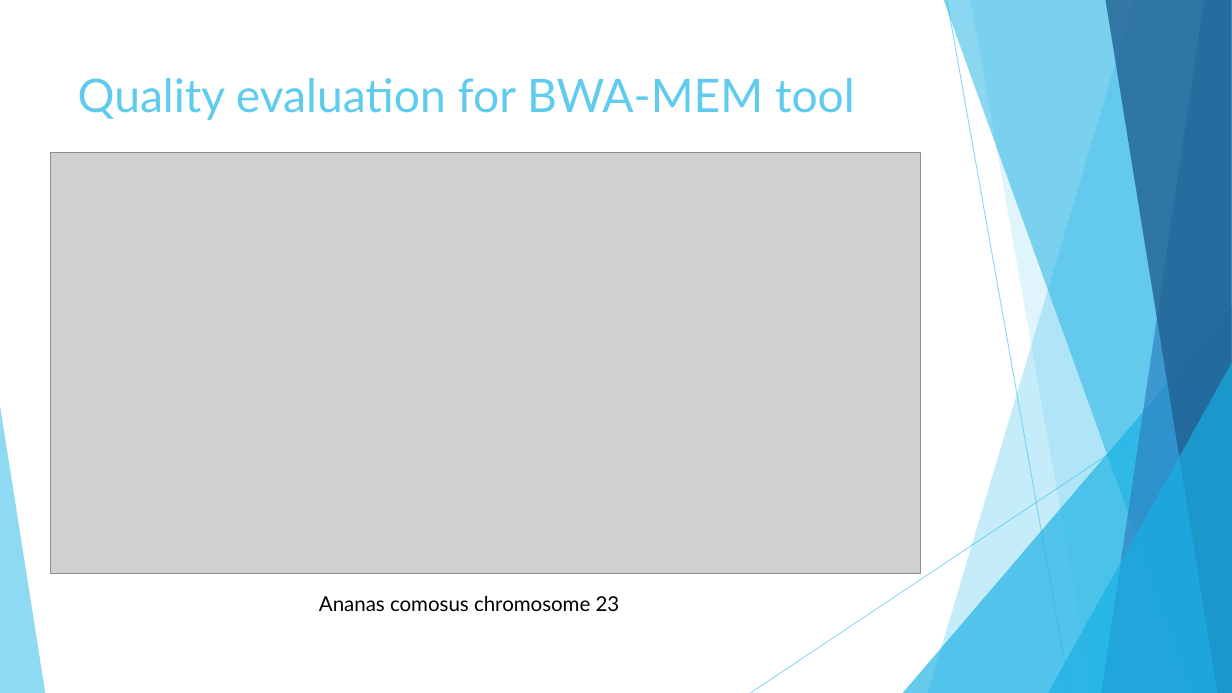
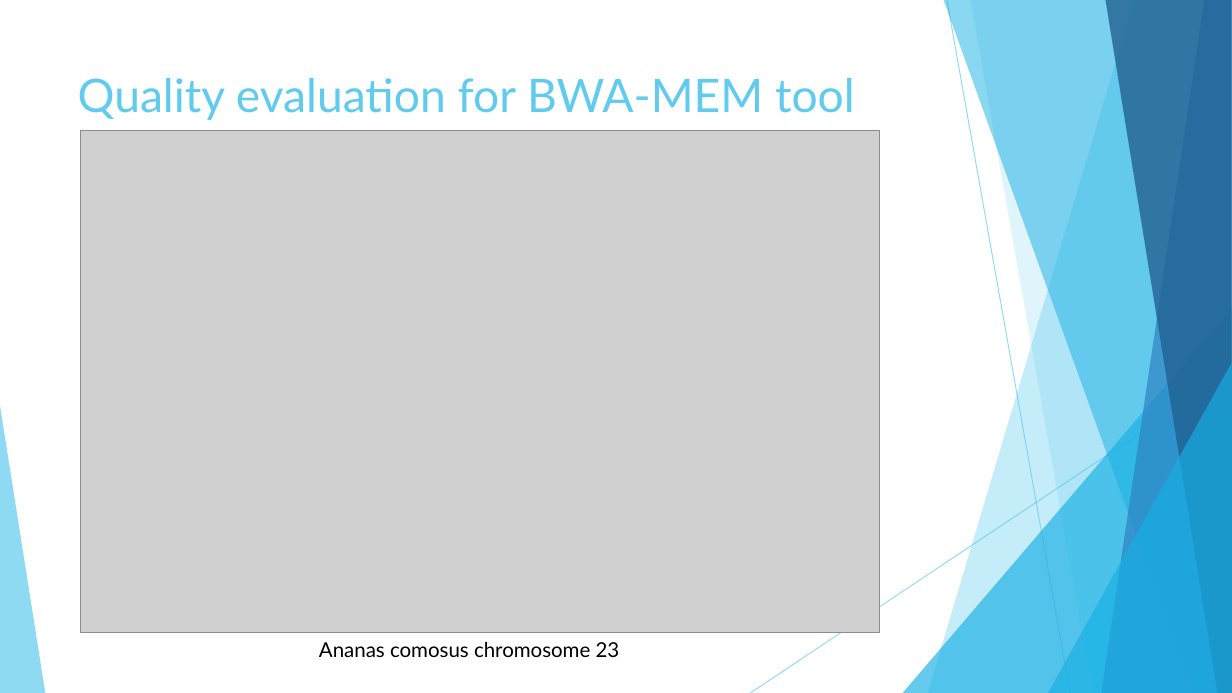
Before and after one commit to mmaricic/GI_Project, a slide deck: slide 14 of Illumina-paired-end-read-sequencing-simulator.pptx. Drawn at 1232x693 pixels with LibreOffice and Linux fonts; fonts in the diff are those of the drawing; grey boxes stand for pictures. Boxes give left, top, right and bottom in pixels: in the first picture for what was removed or moved away, otherwise in the second. Text is boxed around its words. In the diff, an @@ line names an element or a change of style, - is before the commit and + after.

```diff
--- a/Illumina-paired-end-read-sequencing-simulator.pptx
+++ b/Illumina-paired-end-read-sequencing-simulator.pptx
@@ picture: place and size @@
-picture at (51, 152, 921, 574)
+picture at (81, 130, 881, 632)
@@ text "Ananas comosus chromosome 23": place and size @@
-text "Ananas comosus chromosome 23" at (319, 596, 620, 611)
+text "Ananas comosus chromosome 23" at (319, 642, 620, 657)
```
Also in this commit, not shown: 5 other slides changed.
